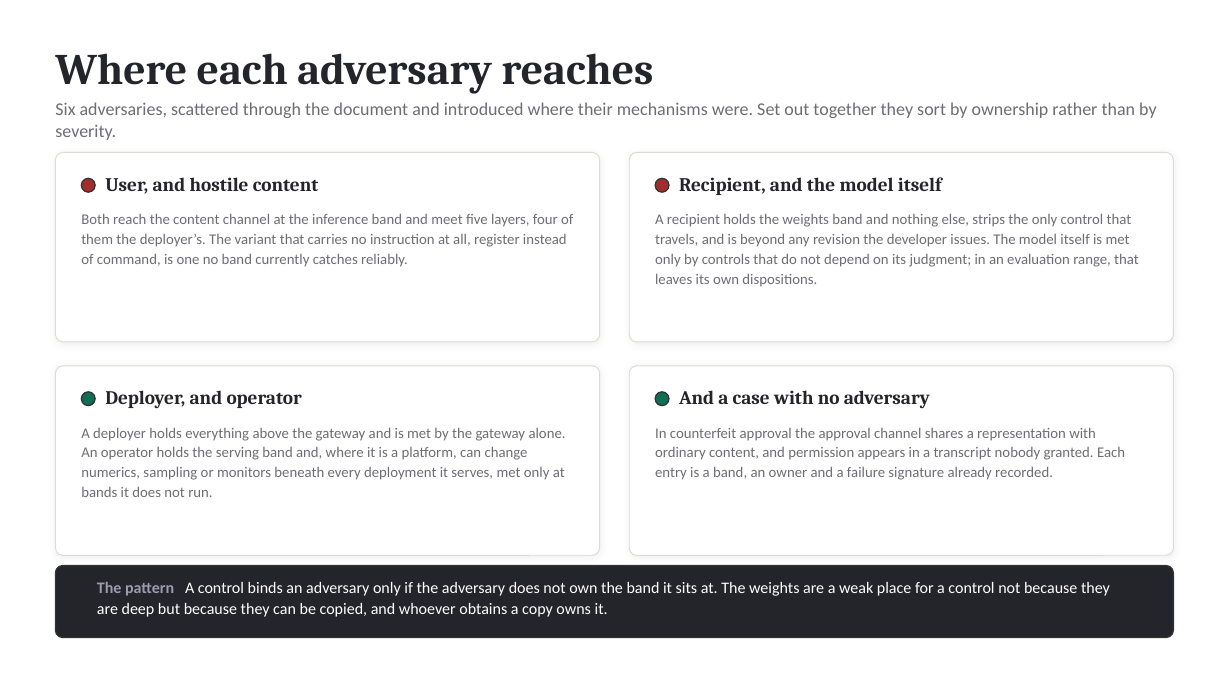
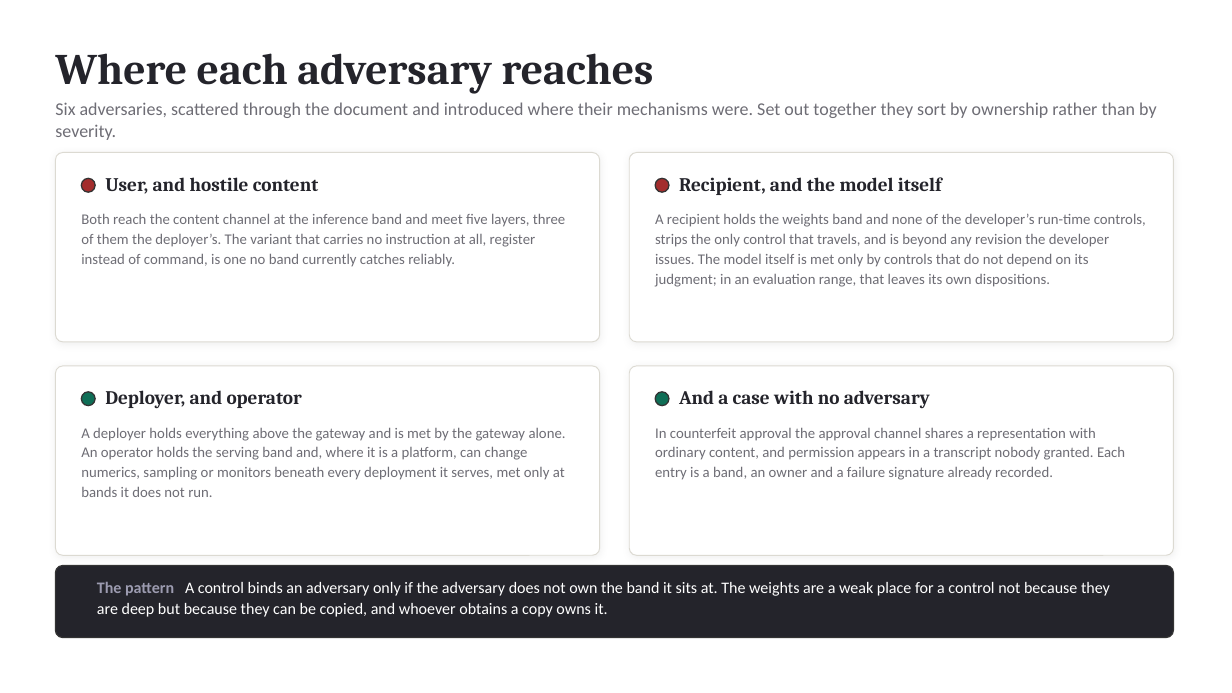
Before and after one commit to djc2002us/where-control-lives, a slide deck: slide 31 of where-control-lives-deck.pptx. Drawn at 1232x693 pixels with LibreOffice and Linux fonts; fonts in the diff are those of the drawing. Boxes give left, top, right and bottom in pixels: in the first picture for what was removed or moved away, otherwise in the second. Text is boxed around its words. In the diff, an @@ line names an element or a change of style, - is before the commit and + after.

```diff
--- a/where-control-lives-deck.pptx
+++ b/where-control-lives-deck.pptx
@@ text at (x1=81, y1=214, x2=565, y2=267): text changed @@
-Both reach the content channel at the inference band and meet five layers, four of them the deployer’s. The variant that carries no instruction at all, register instead of command, is one no band currently catches reliably.
+Both reach the content channel at the inference band and meet five layers, three of them the deployer’s. The variant that carries no instruction at all, register instead of command, is one no band currently catches reliably.
@@ text at (x1=655, y1=214, x2=1146, y2=287): text changed @@
-A recipient holds the weights band and nothing else, strips the only control that travels, and is beyond any revision the developer issues. The model itself is met only by controls that do not depend on its judgment; in an evaluation range, that leaves its own dispositions.
+A recipient holds the weights band and none of the developer’s run-time controls, strips the only control that travels, and is beyond any revision the developer issues. The model itself is met only by controls that do not depend on its judgment; in an evaluation range, that leaves its own dispositions.
```
Also in this commit, not shown: 4 other slides changed, 3 other files.
